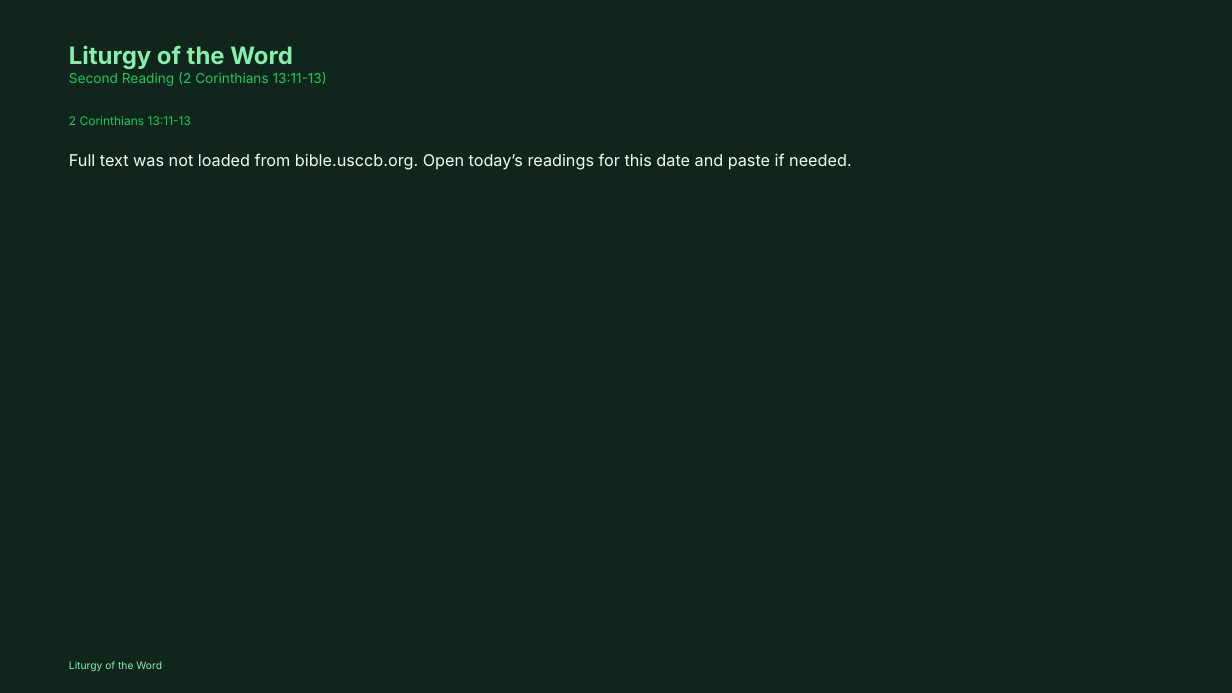
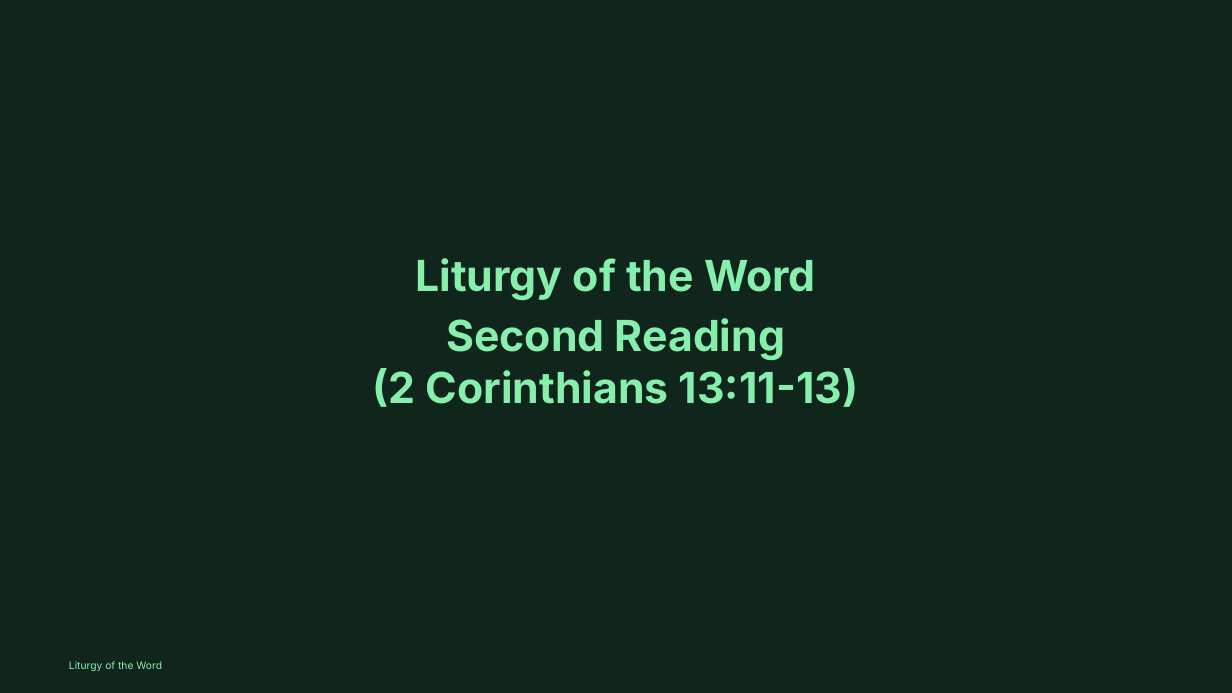
Before and after one commit to divinogabriel9/verbum, a slide deck: slide 21 of outputs/GFCC31May2026_OrdinaryTime.pptx (slide 22 before the commit). Drawn at 1232x693 pixels with LibreOffice and Linux fonts; fonts in the diff are those of the drawing. Boxes give left, top, right and bottom in pixels: in the first picture for what was removed or moved away, otherwise in the second. Text is boxed around its words. In the diff, an @@ line names an element or a change of style, - is before the commit and + after.

```diff
--- a/outputs/GFCC31May2026_OrdinaryTime.pptx
+++ b/outputs/GFCC31May2026_OrdinaryTime.pptx
@@ text "Liturgy of the Word" at (373, 258, 858, 407): size 28 to 50 pt in "Liturgy of the Word"; size 16 to 50 pt, text colour #22C55E to #86EFAC, bold on in "Second Reading (2 Corinthians 13:11-13)"; alignment left to centre; more space between paragraphs; vertical alignment top to middle @@
@@ text removed at (69, 116, 191, 125) @@
-2 Corinthians 13:11-13
@@ text removed at (69, 153, 851, 170) @@
-Full text was not loaded from bible.usccb.org. Open today’s readings for this date and paste if needed.
```
Also in this commit, not shown: 3 other slides changed, 7 slides removed, 5 other files.
